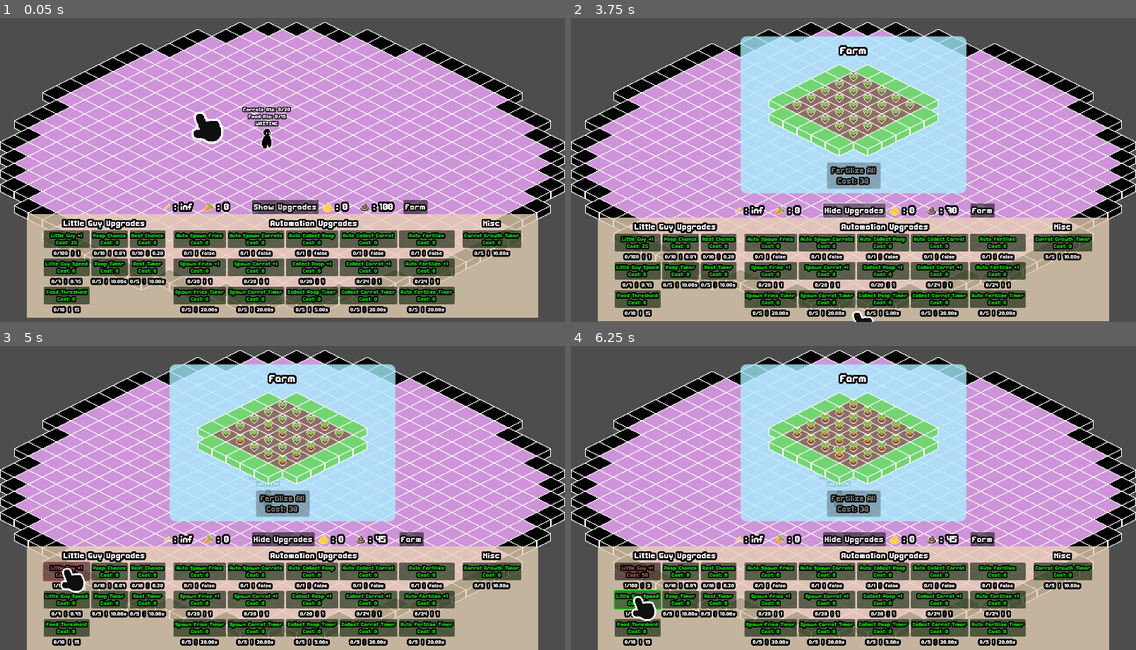
Above: before the commit, frames 1-4 (two rows, left to right).
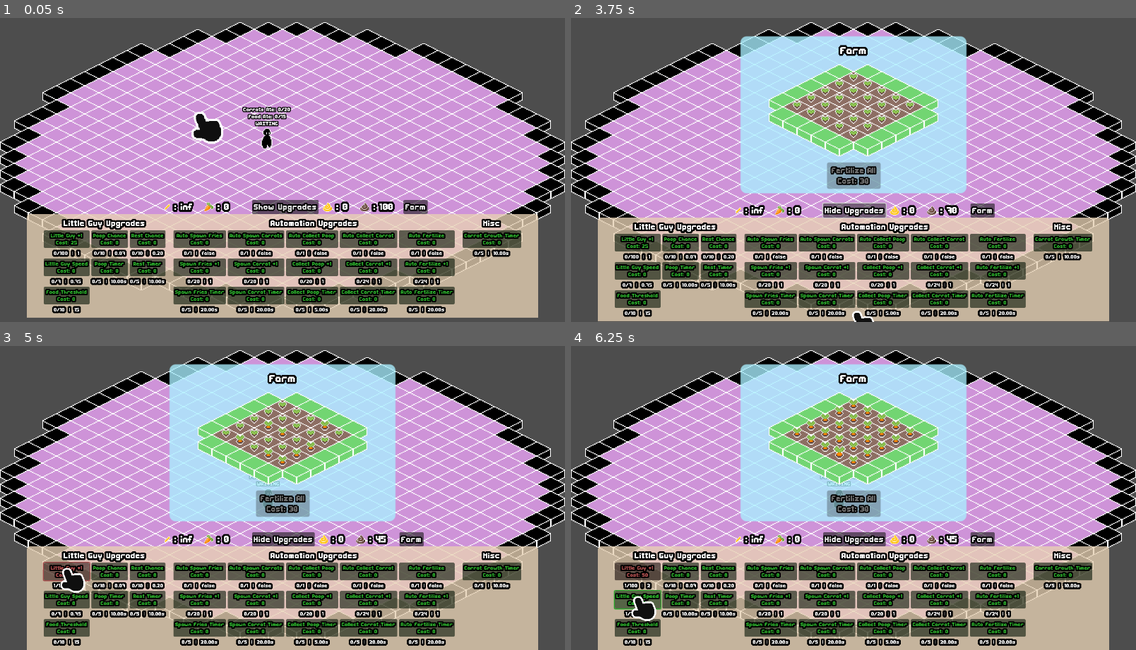
Above: after the commit, the same moments.

Repository: FennecKii/gdtv-jam-2025
Game: Godot game, scene res://main.tscn
The game is run twice, just before and just after one commit, with the same random seed, the same clock (stepped at 60 frames per second) and the same inputs. The project has no main scene, so this scene is started directly.
Inputs:
- Up to frame 1 (0.05 s): no input
- Up to frame 2 (3.75 s): click "Show Upgrades" at 0.5 s; click "Hide Upgrades" at 1.25 s; click "Farm" at 2 s; click "Fertilize All Cost: 30" at 2.75 s; click "Show Upgrades" at 3.5 s
- Up to frame 3 (5 s): click "Little Guy +1 Cost: 25" at 4.25 s
- Up to frame 4 (6.25 s): click "Little Guy +1 Cost: 50" at 5 s; click "Little Guy Speed Cost: 0" at 5.75 s

The runs differ from the first frame. In frame 1, 1.2% of the frame differs, in the area x 8-92%, y 70-94%; in frame 2, 1.2%; in frame 3, 1.1%; in frame 4, 1.1%.

Commit message:
more upgrade hud changes

Diff:
--- a/ui/hud.gd
+++ b/ui/hud.gd
@@ -190,162 +190,185 @@
 	# Button Color
 	if add_little_guy.disabled:
 		add_little_guy.self_modulate = Color.WHITE
+		add_little_guy_data_label.self_modulate = Color.MEDIUM_PURPLE
 	elif Global.common_poops_collected >= Global.littleguy_count_upgrade_cost:
-		add_little_guy.self_modulate = Color.GREEN
+		add_little_guy.self_modulate = Color.LIME_GREEN
 	else:
 		add_little_guy.self_modulate = Color.INDIAN_RED
 
 	if increase_little_guy_speed.disabled:
 		increase_little_guy_speed.self_modulate = Color.WHITE
+		little_guy_speed_data_label.self_modulate = Color.MEDIUM_PURPLE
 	elif Global.common_poops_collected >= Global.littleguy_speed_upgrade_cost:
-		increase_little_guy_speed.self_modulate = Color.GREEN
+		increase_little_guy_speed.self_modulate = Color.LIME_GREEN
 	else:
 		increase_little_guy_speed.self_modulate = Color.INDIAN_RED
 
 	if food_threshold.disabled:
 		food_threshold.self_modulate = Color.WHITE
+		little_guy_threshold_data_label.self_modulate = Color.MEDIUM_PURPLE
 	elif Global.common_poops_collected >= Global.littleguy_max_food_pool_upgrade_cost:
-		food_threshold.self_modulate = Color.GREEN
+		food_threshold.self_modulate = Color.LIME_GREEN
 	else:
 		food_threshold.self_modulate = Color.INDIAN_RED
 
 	if increase_poop_chance.disabled:
 		increase_poop_chance.self_modulate = Color.WHITE
+		little_guy_poop_chance_data_label.self_modulate = Color.MEDIUM_PURPLE
 	elif Global.common_poops_collected >= Global.poop_chance_upgrade_cost:
-		increase_poop_chance.self_modulate = Color.GREEN
+		increase_poop_chance.self_modulate = Color.LIME_GREEN
 	else:
 		increase_poop_chance.self_modulate = Color.INDIAN_RED
 
 	if decrease_poop_time.disabled:
 		decrease_poop_time.self_modulate = Color.WHITE
+		little_guy_poop_time_data_label.self_modulate = Color.MEDIUM_PURPLE
 	elif Global.common_poops_collected >= Global.poop_time_upgrade_cost:
-		decrease_poop_time.self_modulate = Color.GREEN
+		decrease_poop_time.self_modulate = Color.LIME_GREEN
 	else:
 		decrease_poop_time.self_modulate = Color.INDIAN_RED
 
 	if decrease_rest_chance.disabled:
 		decrease_rest_chance.self_modulate = Color.WHITE
+		little_guy_rest_chance_data_label.self_modulate = Color.MEDIUM_PURPLE
 	elif Global.common_poops_collected >= Global.rest_chance_upgrade_cost:
-		decrease_rest_chance.self_modulate = Color.GREEN
+		decrease_rest_chance.self_modulate = Color.LIME_GREEN
 	else:
 		decrease_rest_chance.self_modulate = Color.INDIAN_RED
 
 	if decrease_rest_time.disabled:
 		decrease_rest_time.self_modulate = Color.WHITE
+		little_guy_rest_time_data_label.self_modulate = Color.MEDIUM_PURPLE
 	elif Global.common_poops_collected >= Global.rest_time_upgrade_cost:
-		decrease_rest_time.self_modulate = Color.GREEN
+		decrease_rest_time.self_modulate = Color.LIME_GREEN
 	else:
 		decrease_rest_time.self_modulate = Color.INDIAN_RED
 
 	if auto_feed_fries.disabled:
 		auto_feed_fries.self_modulate = Color.WHITE
+		auto_feed_fries_data_label.self_modulate = Color.MEDIUM_PURPLE
 	elif Global.common_poops_collected >= Global.food_spawn_auto_upgrade_cost:
-		auto_feed_fries.self_modulate = Color.GREEN
+		auto_feed_fries.self_modulate = Color.LIME_GREEN
 	else:
 		auto_feed_fries.self_modulate = Color.INDIAN_RED
 
 	if increase_food_spawn_amount.disabled:
 		increase_food_spawn_amount.self_modulate = Color.WHITE
+		feed_fries_amount_data_label.self_modulate = Color.MEDIUM_PURPLE
 	elif Global.common_poops_collected >= Global.food_spawn_amount_upgrade_cost:
-		increase_food_spawn_amount.self_modulate = Color.GREEN
+		increase_food_spawn_amount.self_modulate = Color.LIME_GREEN
 	else:
 		increase_food_spawn_amount.self_modulate = Color.INDIAN_RED
 
 	if decrease_food_spawn_time.disabled:
 		decrease_food_spawn_time.self_modulate = Color.WHITE
+		feed_fries_time_data_label.self_modulate = Color.MEDIUM_PURPLE
 	elif Global.common_poops_collected >= Global.food_spawn_time_upgrade_cost:
-		decrease_food_spawn_time.self_modulate = Color.GREEN
+		decrease_food_spawn_time.self_modulate = Color.LIME_GREEN
 	else:
 		decrease_food_spawn_time.self_modulate = Color.INDIAN_RED
 
 	if auto_feed_carrot.disabled:
 		auto_feed_carrot.self_modulate = Color.WHITE
+		auto_feed_carrot_data_label.self_modulate = Color.MEDIUM_PURPLE
 	elif Global.common_poops_collected >= Global.carrot_spawn_auto_upgrade_cost:
-		auto_feed_carrot.self_modulate = Color.GREEN
+		auto_feed_carrot.self_modulate = Color.LIME_GREEN
 	else:
 		auto_feed_carrot.self_modulate = Color.INDIAN_RED
 
 	if auto_feed_carrot_amount.disabled:
 		auto_feed_carrot_amount.self_modulate = Color.WHITE
+		feed_carrot_amount_data_label.self_modulate = Color.MEDIUM_PURPLE
 	elif Global.common_poops_collected >= Global.carrot_spawn_amount_upgrade_cost:
-		auto_feed_carrot_amount.self_modulate = Color.GREEN
+		auto_feed_carrot_amount.self_modulate = Color.LIME_GREEN
 	else:
 		auto_feed_carrot_amount.self_modulate = Color.INDIAN_RED
 
 	if auto_feed_carrot_time.disabled:
 		auto_feed_carrot_time.self_modulate = Color.WHITE
+		feed_carrot_time_data_label.self_modulate = Color.MEDIUM_PURPLE
 	elif Global.common_poops_collected >= Global.carrot_spawn_time_upgrade_cost:
-		auto_feed_carrot_time.self_modulate = Color.GREEN
+		auto_feed_carrot_time.self_modulate = Color.LIME_GREEN
 	else:
 		auto_feed_carrot_time.self_modulate = Color.INDIAN_RED
 
 	if auto_collect_poop.disabled:
 		auto_collect_poop.self_modulate = Color.WHITE
+		auto_collect_poop_data_label.self_modulate = Color.MEDIUM_PURPLE
 	elif Global.common_poops_collected >= Global.poop_auto_collect_upgrade_cost:
-		auto_collect_poop.self_modulate = Color.GREEN
+		auto_collect_poop.self_modulate = Color.LIME_GREEN
 	else:
 		auto_collect_poop.self_modulate = Color.INDIAN_RED
 
 	if auto_collect_poop_amount.disabled:
 		auto_collect_poop_amount.self_modulate = Color.WHITE
+		collect_poop_amount_data_label.self_modulate = Color.MEDIUM_PURPLE
 	elif Global.common_poops_collected >= Global.poop_auto_collect_amount_upgrade_cost:
-		auto_collect_poop_amount.self_modulate = Color.GREEN
+		auto_collect_poop_amount.self_modulate = Color.LIME_GREEN
 	else:
 		auto_collect_poop_amount.self_modulate = Color.INDIAN_RED
 
 	if auto_collect_poop_time.disabled:
 		auto_collect_poop_time.self_modulate = Color.WHITE
+		collect_poop_time_data_label.self_modulate = Color.MEDIUM_PURPLE
 	elif Global.common_poops_collected >= Global.poop_auto_collect_time_upgrade_cost:
-		auto_collect_poop_time.self_modulate = Color.GREEN
+		auto_collect_poop_time.self_modulate = Color.LIME_GREEN
 	else:
 		auto_collect_poop_time.self_modulate = Color.INDIAN_RED
 
 	if auto_collect_carrot.disabled:
 		auto_collect_carrot.self_modulate = Color.WHITE
+		auto_collect_carrot_data_label.self_modulate = Color.MEDIUM_PURPLE
 	elif Global.common_poops_collected >= Global.farm_auto_collect_upgrade_cost:
-		auto_collect_carrot.self_modulate = Color.GREEN
+		auto_collect_carrot.self_modulate = Color.LIME_GREEN
 	else:
 		auto_collect_carrot.self_modulate = Color.INDIAN_RED
 
 	if auto_collect_carrot_amount.disabled:
 		auto_collect_carrot_amount.self_modulate = Color.WHITE
+		collect_carrot_amount_data_label.self_modulate = Color.MEDIUM_PURPLE
 	elif Global.common_poops_collected >= Global.farm_auto_collect_amount_upgrade_cost:
-		auto_collect_carrot_amount.self_modulate = Color.GREEN
+		auto_collect_carrot_amount.self_modulate = Color.LIME_GREEN
 	else:
 		auto_collect_carrot_amount.self_modulate = Color.INDIAN_RED
 
 	if auto_collect_carrot_time.disabled:
 		auto_collect_carrot_time.self_modulate = Color.WHITE
+		collect_carrot_time_data_label.self_modulate = Color.MEDIUM_PURPLE
 	elif Global.common_poops_collected >= Global.farm_auto_collect_time_upgrade_cost:
-		auto_collect_carrot_time.self_modulate = Color.GREEN
+		auto_collect_carrot_time.self_modulate = Color.LIME_GREEN
 	else:
 		auto_collect_carrot_time.self_modulate = Color.INDIAN_RED
 
 	if auto_fertilize.disabled:
 		auto_fertilize.self_modulate = Color.WHITE
+		auto_fertilize_data_label.self_modulate = Color.MEDIUM_PURPLE
 	elif Global.common_poops_collected >= Global.farm_auto_fertilize_upgrade_cost:
-		auto_fertilize.self_modulate = Color.GREEN
+		auto_fertilize.self_modulate = Color.LIME_GREEN
 	else:
 		auto_fertilize.self_modulate = Color.INDIAN_RED
 
 	if auto_fertilize_amount.disabled:
 		auto_fertilize_amount.self_modulate = Color.WHITE
+		fertilize_amount_data_label.self_modulate = Color.MEDIUM_PURPLE
 	elif Global.common_poops_collected >= Global.farm_auto_fertilize_amount_upgrade_cost:
-		auto_fertilize_amount.self_modulate = Color.GREEN
+		auto_fertilize_amount.self_modulate = Color.LIME_GREEN
 	else:
 		auto_fertilize_amount.self_modulate = Color.INDIAN_RED
 
 	if auto_fertilize_time.disabled:
 		auto_fertilize_time.self_modulate = Color.WHITE
+		fertilize_time_data_label.self_modulate = Color.MEDIUM_PURPLE
 	elif Global.common_poops_collected >= Global.farm_auto_fertilize_time_upgrade_cost:
-		auto_fertilize_time.self_modulate = Color.GREEN
+		auto_fertilize_time.self_modulate = Color.LIME_GREEN
 	else:
 		auto_fertilize_time.self_modulate = Color.INDIAN_RED
 
 	if carrot_growth_time.disabled:
 		carrot_growth_time.self_modulate = Color.WHITE
+		carrot_growth_time_data_label.self_modulate = Color.MEDIUM_PURPLE
 	elif Global.common_poops_collected >= Global.carrot_growth_time_upgrade_cost:
-		carrot_growth_time.self_modulate = Color.GREEN
+		carrot_growth_time.self_modulate = Color.LIME_GREEN
 	else:
 		carrot_growth_time.self_modulate = Color.INDIAN_RED
 
